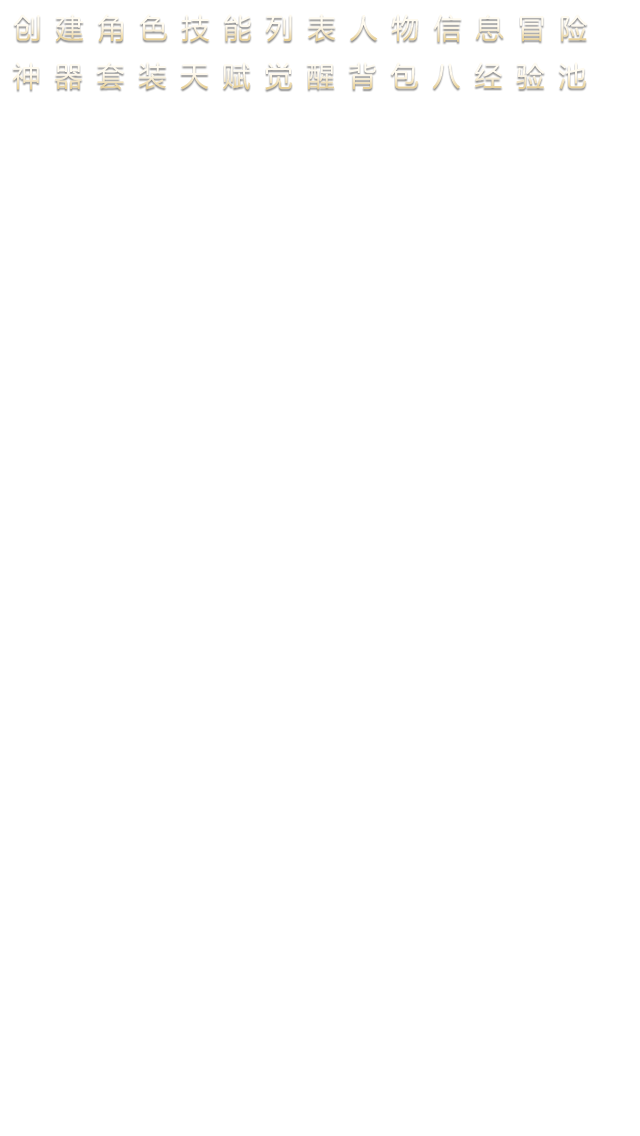
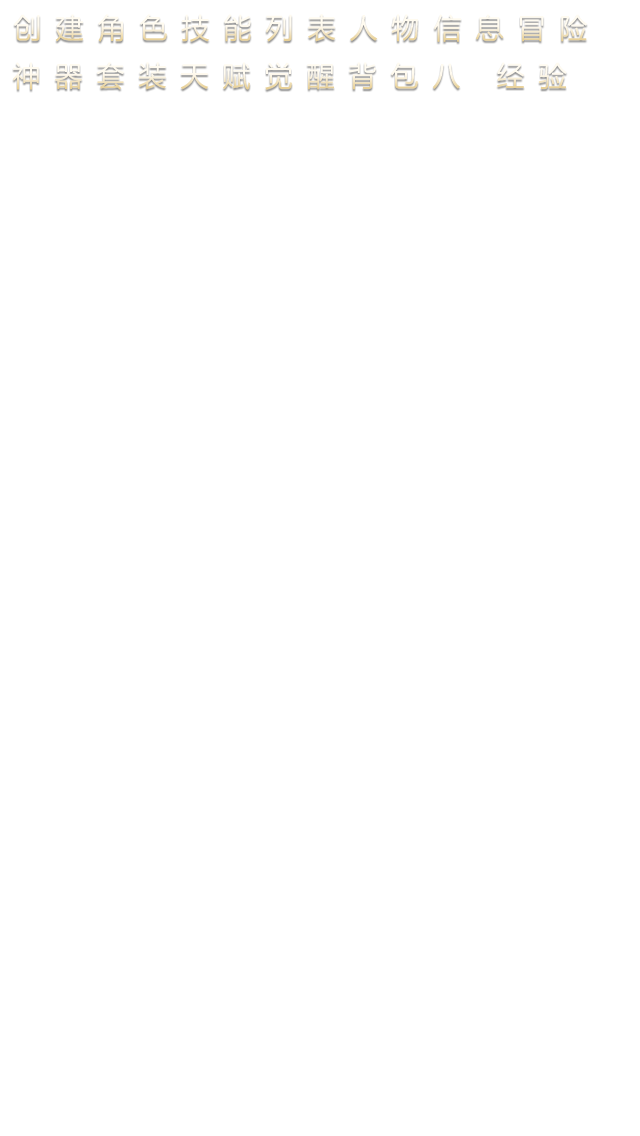
The second 640 × 1136 image is a revision of the first. Changes to its layers:
renamed "神器套装天赋觉醒背包八经验池" to "神器套装天赋觉醒背包八 经验", painted on it over [474, 62, 586, 90]
